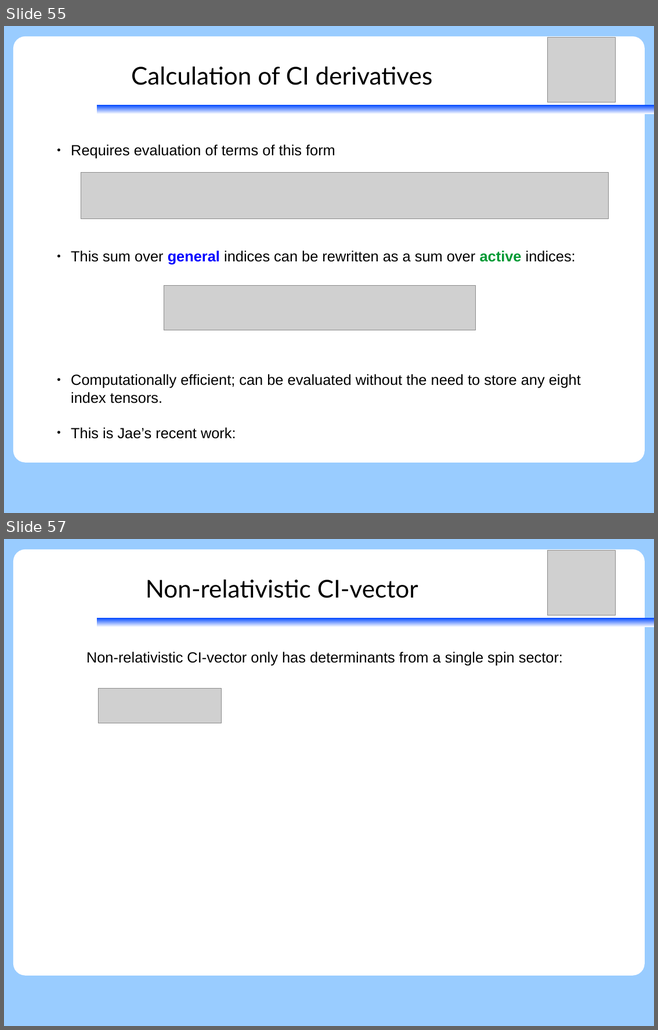
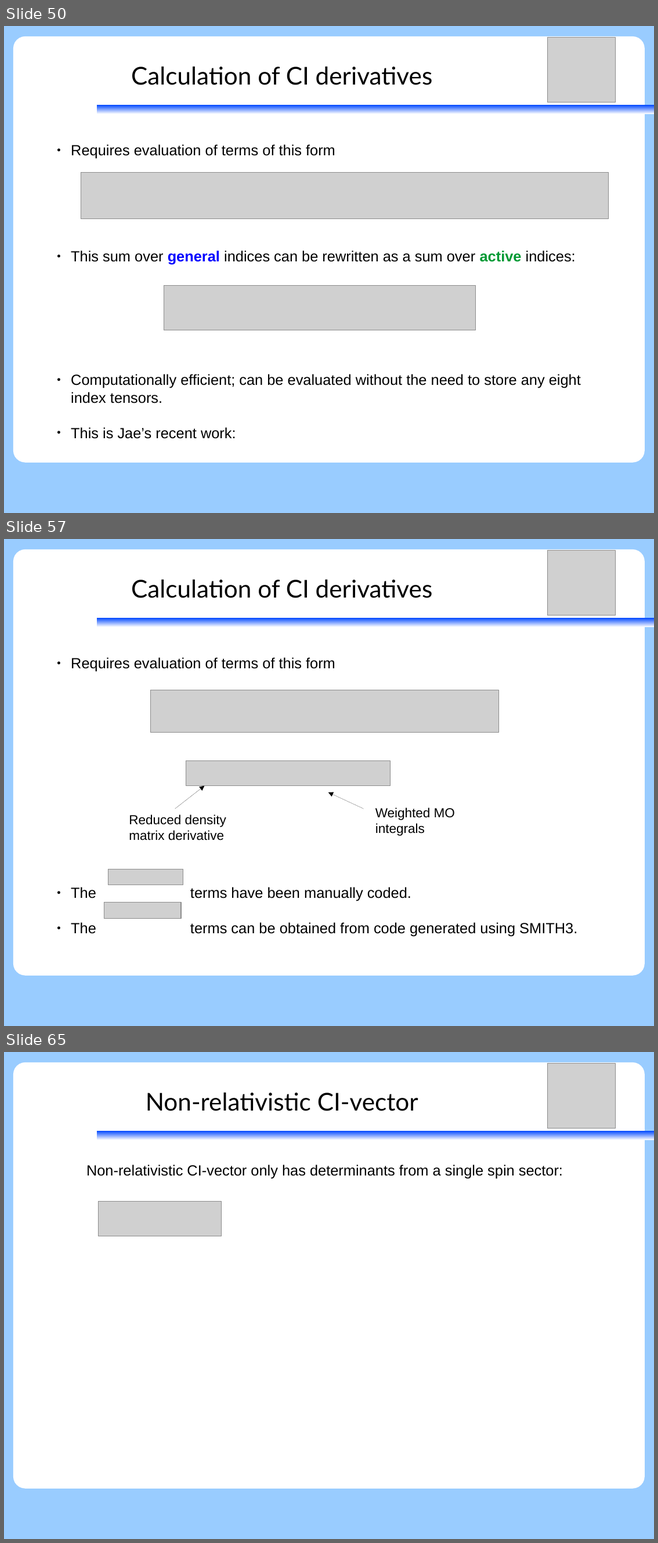
Before and after one commit to peterjohncherry/Presentations-etc, a slide deck: SGROUP_28062017/28062017_peter_relxms-caspt2-ci_seperation.odp. Shown one above the other, each under a label of ours: slides 55 and 57 before the commit, slides 50, 57 and 65 after it; the slides between them are not shown. The pictures are 658x1030 and 658x1543 pixels, drawn with LibreOffice and Linux fonts; fonts in the diff are those of the drawing; grey boxes stand for pictures. Boxes give left, top, right and bottom in pixels: in the first picture for what was removed or moved away, otherwise in the second. Text is boxed around its words. In the diff, an @@ line names an element or a change of style, - is before the commit and + after.

```diff
--- a/SGROUP_28062017/28062017_peter_relxms-caspt2-ci_seperation.odp
+++ b/SGROUP_28062017/28062017_peter_relxms-caspt2-ci_seperation.odp
@@ slide 57 added at (4,539,654,1026), background #99CCFF; not listed: 2 template elements that a slide beside it also shows @@
@@ picture added at (547,550,615,615) @@
@@ title added at (131,579,433,598), 30 pt, text #000000 @@
+Calculation of CI derivatives
@@ text added at (71,657,577,937), 18 pt, text #000000 @@
+● Requires evaluation of terms of this form
+● The terms have been manually coded.
+● The terms can be obtained from code generated using SMITH3.
@@ picture added at (151,690,499,732) @@
@@ picture added at (186,761,390,786) @@
@@ arrow added from (175, 809) to (205, 786), #000000 0 pt @@
@@ arrow added from (364, 809) to (328, 792), #000000 0 pt @@
@@ text added at (129,815,226,841), 16 pt, text #000000 @@
+Reduced density matrix derivative
@@ text added at (375,808,455,836), 16 pt, text #000000 @@
+Weighted MO integrals
@@ picture added at (108,870,183,886) @@
@@ picture added at (104,902,181,919) @@
@@ what was slide 55 is now slide 50 @@
@@ what was slide 57 is now slide 65 @@
```
Also in this commit, not shown: 10 slides changed, 9 other slides added, 3 slides removed, 1 other file.
